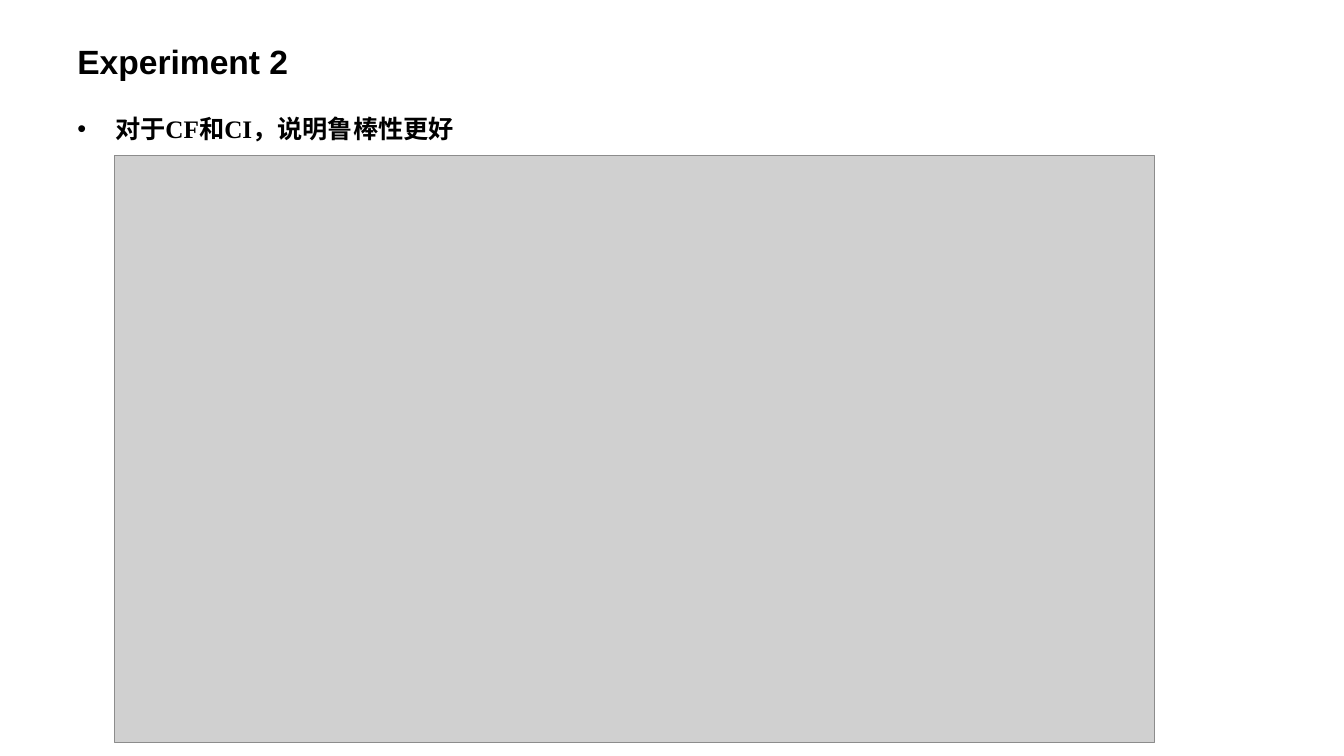
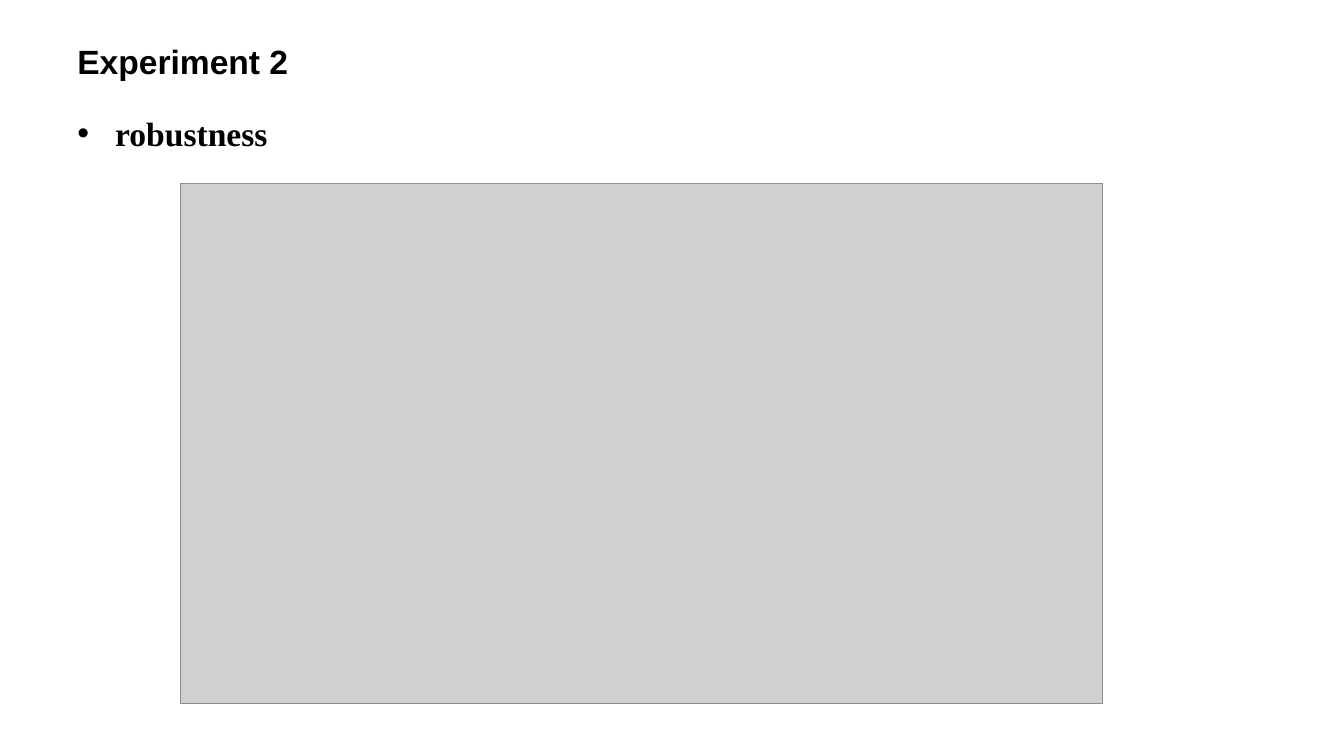
Before and after one commit to LitLeo/HPC-IP-Report, a slide deck: slide 16 of graduate_1_1/2015-11-17_Locality-Driven Dynamic GPU Cache Bypassing/Locality-Driven Dynamic GPU Cache Bypassing.pptx. Drawn at 1344x756 pixels with LibreOffice and Linux fonts; fonts in the diff are those of the drawing; grey boxes stand for pictures; background and template pictures are left out. Boxes give left, top, right and bottom in pixels: in the first picture for what was removed or moved away, otherwise in the second. Text is boxed around its words. In the diff, an @@ line names an element or a change of style, - is before the commit and + after.

```diff
--- a/graduate_1_1/2015-11-17_Locality-Driven Dynamic GPU Cache Bypassing/Locality-Driven Dynamic GPU Cache Bypassing.pptx
+++ b/graduate_1_1/2015-11-17_Locality-Driven Dynamic GPU Cache Bypassing/Locality-Driven Dynamic GPU Cache Bypassing.pptx
@@ text at [115, 122, 267, 147]: text changed; size 18 to 24 pt @@
-• 对于CF和CI，说明鲁棒性更好
+• robustness
@@ picture: place and size @@
-picture at [114, 155, 1154, 742]
+picture at [180, 184, 1103, 704]
```
Also in this commit, not shown: 14 other slides changed, 3 slides added, 3 slides removed.
